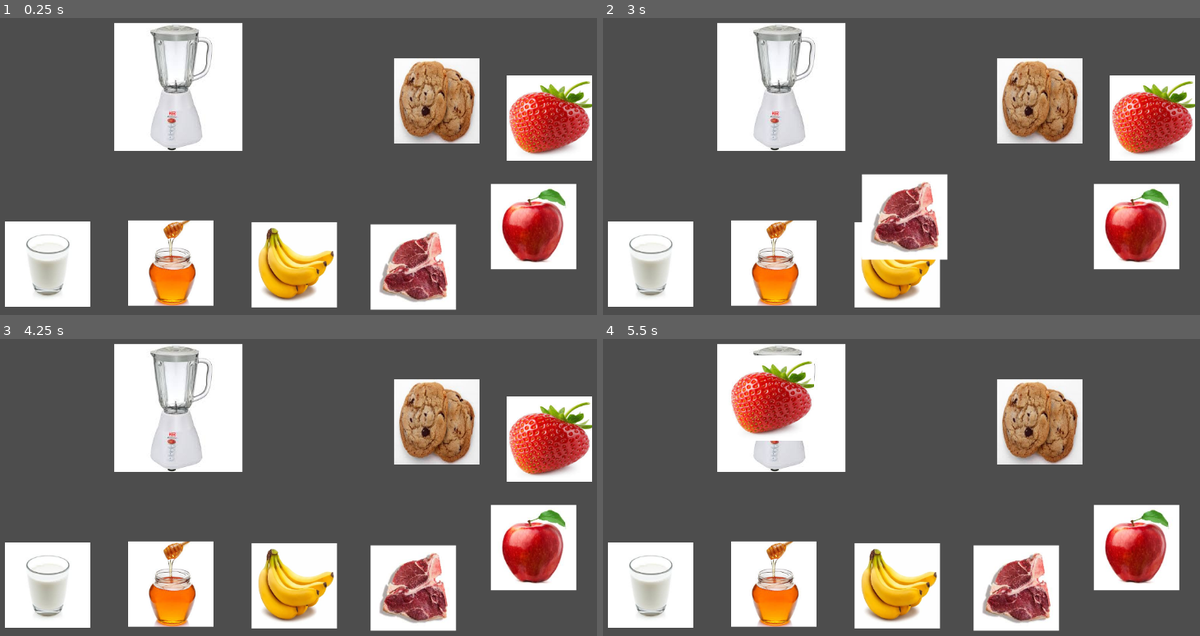
Above: before the commit, frames 1-4 (two rows, left to right).
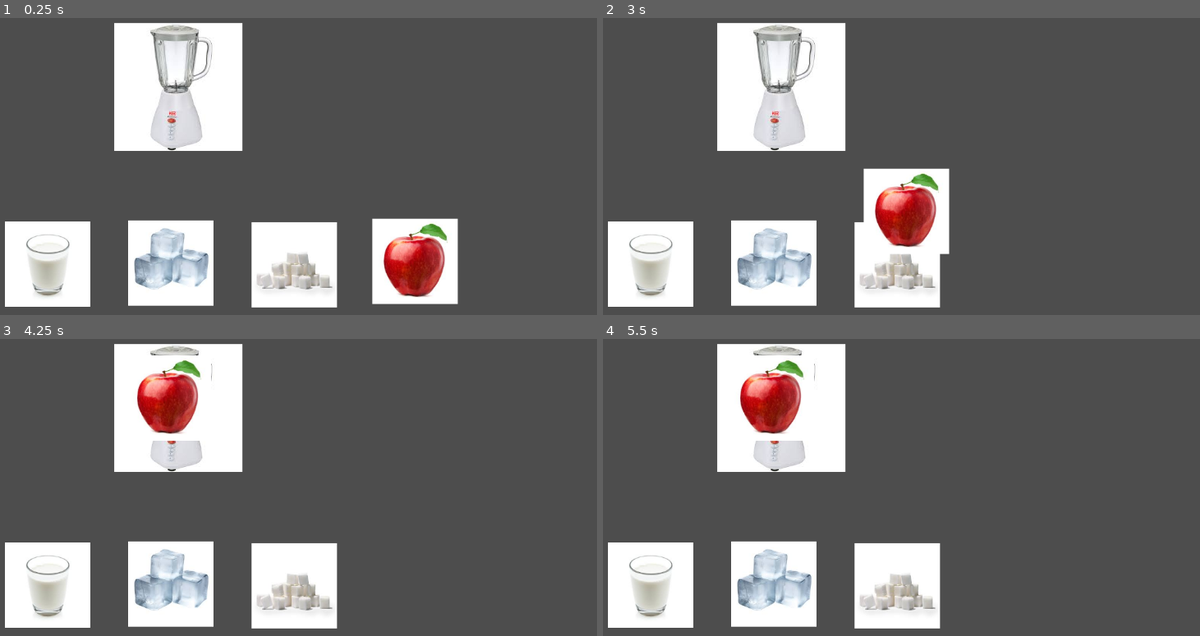
Above: after the commit, the same moments.

Repository: the-real-ronji/MiniJameGam50
Game: Godot game, scene res://Scenes/Main.tscn
Two runs of this game, one before a commit and one after it. Both use one fixed random seed, a clock stepped at 60 frames per second and the inputs below.
Inputs (mouse positions are in pixels of both pictures, inside the frame that each line leads up to):
- Up to frame 1 (0.25 s): no input
- Up to frame 2 (3 s): tap Enter (ui_accept) at 0.5, 2.75 s; drag from (895, 264) to (943, 92) at 0.52 s; drag from (650, 264) to (847, 246) at 1.27 s; move the mouse to (776, 264) at 2.02 s; tap Space at 2.1 s; click (776, 264) at 2.17 s; drag from (1014, 267) to (680, 116) at 2.77 s
- Up to frame 3 (4.25 s): drag from (531, 546) to (310, 493) at 3.52 s
- Up to frame 4 (5.5 s): drag from (1152, 439) to (782, 401) at 4.27 s; move the mouse to (1038, 422) at 5.02 s; tap Space at 5.1 s; click (1038, 422) at 5.17 s

The runs differ from the first frame. In frame 1, 20% of the frame differs, in the area x 22-100%, y 13-99%; in frame 2, 19%; in frame 3, 23%, in the area x 22-100%, y 5-99%; in frame 4, 19%.

Commit message:
delted diff ingredients for stage 1

Diff:
--- a/Scenes/Main.tscn
+++ b/Scenes/Main.tscn
@@ -1,23 +1,17 @@
-[gd_scene load_steps=19 format=3 uid="uid://diiwudvk716im"]
+[gd_scene load_steps=13 format=3 uid="uid://diiwudvk716im"]
 
 [ext_resource type="Script" uid="uid://c44fc4cl835iq" path="res://Scripts/main.gd" id="1_bmxlf"]
 [ext_resource type="PackedScene" uid="uid://1s5doyshdaga" path="res://Scenes/blender_zone.tscn" id="1_vy5pj"]
-[ext_resource type="Texture2D" uid="uid://cq8x2wpvbg1jl" path="res://Sprites/temp sprites prototype/images.webp" id="2_bmxlf"]
-[ext_resource type="Script" uid="uid://bxhqyi867kxor" path="res://Scripts/banana_ingredient.gd" id="3_vy5pj"]
+[ext_resource type="Texture2D" uid="uid://cgg5e4tj4vd0i" path="res://Sprites/temp sprites prototype/sugarcubes.jpg" id="3_346fj"]
+[ext_resource type="Script" uid="uid://cevos5fjsu4j7" path="res://Scripts/sugarcubes_ingredient.gd" id="4_0sclb"]
 [ext_resource type="Texture2D" uid="uid://dj4rktcn3e7dk" path="res://Sprites/temp sprites prototype/images.jpg" id="4_grg3l"]
 [ext_resource type="Script" uid="uid://b5c4jyefuyu5a" path="res://Scripts/milk_ingredient.gd" id="5_frkhe"]
-[ext_resource type="Texture2D" uid="uid://c6xf0eknlx7d" path="res://Sprites/temp sprites prototype/download (1).jpg" id="6_1p5hy"]
-[ext_resource type="Script" uid="uid://dtmap6ag8kvd0" path="res://Scripts/honey_ingredient.gd" id="7_h1m7h"]
-[ext_resource type="Texture2D" uid="uid://cnmrc6yemaajd" path="res://Sprites/temp sprites prototype/images (1).jpg" id="8_erwvk"]
-[ext_resource type="Script" uid="uid://bjkqb8vtaslwq" path="res://Scripts/meat_ingredient.gd" id="9_2w5on"]
+[ext_resource type="Texture2D" uid="uid://dyytlisdexmq7" path="res://Sprites/temp sprites prototype/ice.jpg" id="7_sxkr1"]
+[ext_resource type="Script" uid="uid://d1ksfurx1ruci" path="res://Scripts/ice_ingredient.gd" id="8_fq0cl"]
 [ext_resource type="PackedScene" uid="uid://dlmq0gebvl3g3" path="res://Scenes/qte_panel.tscn" id="11_4kpch"]
 [ext_resource type="Texture2D" uid="uid://bgj25b6rwvdjp" path="res://Sprites/temp sprites prototype/apple.jpg" id="11_346fj"]
 [ext_resource type="Script" uid="uid://gwy6o0at33rv" path="res://Scenes/apple_ingredient.gd" id="11_frkhe"]
-[ext_resource type="Script" uid="uid://c0yjb5tlp4qop" path="res://Scenes/strawberry_ingredient.gd" id="12_1p5hy"]
 [ext_resource type="Script" uid="uid://d3b850lapu40m" path="res://game_manager.gd" id="12_grg3l"]
-[ext_resource type="Texture2D" uid="uid://bsfxxbs3k0rry" path="res://Sprites/temp sprites prototype/strawberry.jpg" id="13_0sclb"]
-[ext_resource type="Script" uid="uid://dkwdlgfcp64n3" path="res://Scenes/cookies_ingredient.gd" id="13_h1m7h"]
-[ext_resource type="Texture2D" uid="uid://c0bj8m0s361b2" path="res://Sprites/temp sprites prototype/cookies.jpg" id="15_sxkr1"]
 
 [node name="Main" type="Control"]
 layout_mode = 3
@@ -42,7 +36,7 @@
 focus_mode = 2
 mouse_filter = 0
 
-[node name="Banana_ingredient" type="TextureRect" parent="Control"]
+[node name="sugarcubes_ingredient" type="TextureRect" parent="Control"]
 layout_mode = 0
 offset_left = 534.0
 offset_top = 411.0
@@ -50,9 +44,9 @@
 offset_bottom = 561.0
 focus_mode = 2
 mouse_filter = 0
-texture = ExtResource("2_bmxlf")
+texture = ExtResource("3_346fj")
 expand_mode = 1
-script = ExtResource("3_vy5pj")
+script = ExtResource("4_0sclb")
 
 [node name="Milk_ingredient" type="TextureRect" parent="Control"]
 layout_mode = 0
@@ -66,7 +60,7 @@
 expand_mode = 1
 script = ExtResource("5_frkhe")
 
-[node name="honey_ingredient" type="TextureRect" parent="Control"]
+[node name="ice_ingredient" type="TextureRect" parent="Control"]
 layout_mode = 0
 offset_left = 317.0
 offset_top = 408.0
@@ -74,57 +68,21 @@
 offset_bottom = 558.0
 focus_mode = 2
 mouse_filter = 0
-texture = ExtResource("6_1p5hy")
+texture = ExtResource("7_sxkr1")
 expand_mode = 1
-script = ExtResource("7_h1m7h")
-
-[node name="meat_ingredient" type="TextureRect" parent="Control"]
-layout_mode = 0
-offset_left = 743.0
-offset_top = 415.0
-offset_right = 893.0
-offset_bottom = 565.0
-focus_mode = 2
-mouse_filter = 0
-texture = ExtResource("8_erwvk")
-expand_mode = 1
-script = ExtResource("9_2w5on")
+script = ExtResource("8_fq0cl")
 
 [node name="apple_ingredient" type="TextureRect" parent="Control"]
 layout_mode = 0
-offset_left = 954.0
-offset_top = 344.0
-offset_right = 1104.0
-offset_bottom = 494.0
+offset_left = 746.0
+offset_top = 405.0
+offset_right = 896.0
+offset_bottom = 555.0
 focus_mode = 2
 mouse_filter = 0
 texture = ExtResource("11_346fj")
 expand_mode = 1
 script = ExtResource("11_frkhe")
-
-[node name="strawberry_ingredient" type="TextureRect" parent="Control"]
-layout_mode = 0
-offset_left = 982.0
-offset_top = 153.0
-offset_right = 1132.0
-offset_bottom = 303.0
-focus_mode = 2
-mouse_filter = 0
-texture = ExtResource("13_0sclb")
-expand_mode = 1
-script = ExtResource("12_1p5hy")
-
-[node name="cookies_ingredient" type="TextureRect" parent="Control"]
-layout_mode = 0
-offset_left = 784.0
-offset_top = 123.0
-offset_right = 934.0
-offset_bottom = 273.0
-focus_mode = 2
-mouse_filter = 0
-texture = ExtResource("15_sxkr1")
-expand_mode = 1
-script = ExtResource("13_h1m7h")
 
 [node name="QTEPanel" parent="." instance=ExtResource("11_4kpch")]
 layout_mode = 1
--- /dev/null
+++ b/Scripts/ice_ingredient.gd
@@ -0,0 +1,37 @@
+extends TextureRect
+
+var dragging := false
+var ingredient_name := "ice"
+var original_position : Vector2
+
+func _ready():
+	original_position = position  # remember starting spot
+
+func _gui_input(event):
+	if event is InputEventMouseButton:
+		if event.button_index == MOUSE_BUTTON_LEFT and event.pressed:
+			dragging = true
+			grab_focus()
+		elif event.button_index == MOUSE_BUTTON_LEFT and not event.pressed:
+			dragging = false
+			_check_drop_zone()
+
+	if event is InputEventMouseMotion and dragging:
+		position += event.relative
+
+func _check_drop_zone():
+	var blender = get_parent().get_node("BlenderZone")
+	var ingredient_rect = get_global_rect()
+	var blender_rect = blender.get_global_rect()
+
+	if ingredient_rect.intersects(blender_rect):
+		var accepted = blender.accept_ingredient(ingredient_name)
+		if accepted:
+			# Snap into blender zone
+			position = blender.position + Vector2(20, 20)
+		else:
+			# Wrong ingredient → return to shelf
+			position = original_position
+	else:
+		# Dropped outside blender → return to shelf
+		position = original_position
--- a/Scripts/main.gd
+++ b/Scripts/main.gd
@@ -2,6 +2,7 @@
 
 @onready var blender: TextureRect = $Control/BlenderZone
 @onready var qte_panel: Control = $QTEPanel
+
 
 func _ready() -> void:
 	if blender:
--- /dev/null
+++ b/Scripts/sugarcubes_ingredient.gd
@@ -0,0 +1,37 @@
+extends TextureRect
+
+var dragging := false
+var ingredient_name := "sugar cubes"
+var original_position : Vector2
+
+func _ready():
+	original_position = position  # remember starting spot
+
+func _gui_input(event):
+	if event is InputEventMouseButton:
+		if event.button_index == MOUSE_BUTTON_LEFT and event.pressed:
+			dragging = true
+			grab_focus()
+		elif event.button_index == MOUSE_BUTTON_LEFT and not event.pressed:
+			dragging = false
+			_check_drop_zone()
+
+	if event is InputEventMouseMotion and dragging:
+		position += event.relative
+
+func _check_drop_zone():
+	var blender = get_parent().get_node("BlenderZone")
+	var ingredient_rect = get_global_rect()
+	var blender_rect = blender.get_global_rect()
+
+	if ingredient_rect.intersects(blender_rect):
+		var accepted = blender.accept_ingredient(ingredient_name)
+		if accepted:
+			# Snap into blender zone
+			position = blender.position + Vector2(20, 20)
+		else:
+			# Wrong ingredient → return to shelf
+			position = original_position
+	else:
+		# Dropped outside blender → return to shelf
+		position = original_position
--- a/game_manager.gd
+++ b/game_manager.gd
@@ -1,8 +1,8 @@
 extends Node
 
 # --- Ingredient pools (lowercase) ---
-var childhood_correct = ["apple", "banana", "honey", "milk", "strawberry", "cookies"]
-var childhood_decoys = ["soda", "coffee", "spicy chips", "raw meat", "energy drink", "garlic", "vinegar", "alcohol"]
+var childhood_correct = ["fruit", "milk"]
+var childhood_decoys = ["sugar cubes", "ice"]
 
 var adolescence_correct = ["chocolate", "protein_bar", "energy_drink", "peanut_butter", "soda"]
 var adolescence_decoys = ["herbal_tea", "warm_milk", "yogurt", "turmeric", "kale", "wine", "candy_sprinkles", "ginger"]
@@ -25,12 +25,8 @@
 # --- Fixed recipe dictionaries (for Blender validation) ---
 func get_childhood_recipe() -> Dictionary:
 	return {
-		"honey": 1,
+		"apple": 1,
 		"milk": 1,
-		"banana": 1,
-		"apple": 1,
-		"strawberry": 1,
-		"cookies": 1
 	}
 
 func get_adolescence_recipe() -> Dictionary:
Not shown, added: Scripts/ice_ingredient.gd.uid
Not shown, added: Scripts/sugarcubes_ingredient.gd.uid
Binary file added: Sprites/temp sprites prototype/ice.jpg
Not shown, added: Sprites/temp sprites prototype/ice.jpg.import
Binary file added: Sprites/temp sprites prototype/sugarcubes.jpg
Not shown, added: Sprites/temp sprites prototype/sugarcubes.jpg.import
